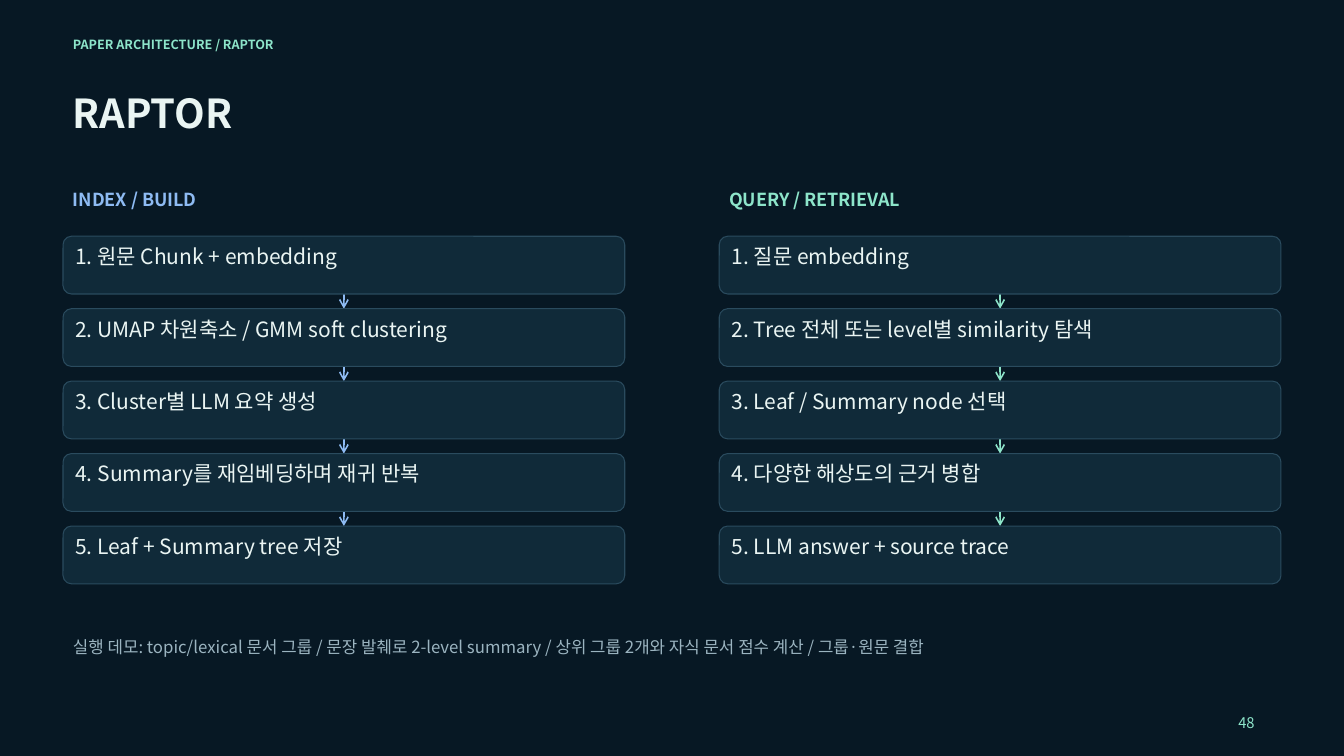
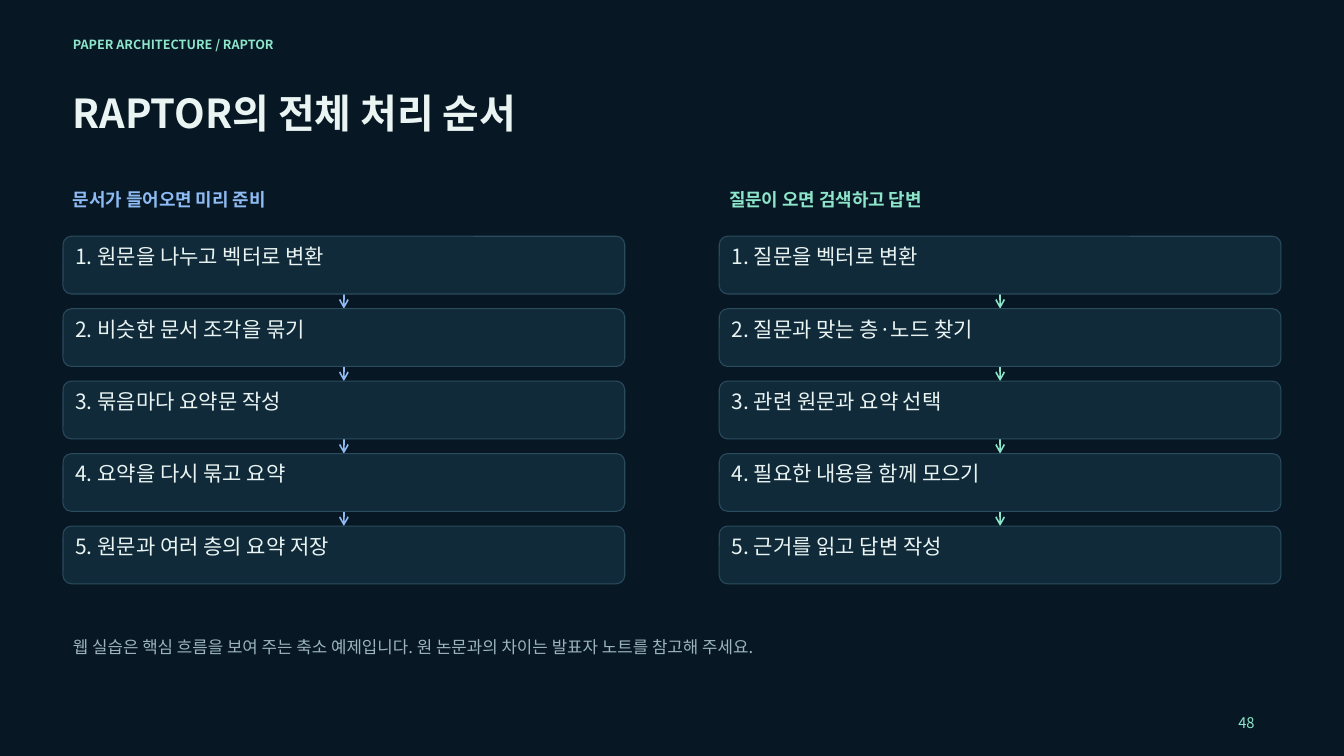
Before and after one commit to euiyulsong/graphrag-atlas, a slide deck: slide 48 of slides/GraphRAG_Atlas_Tech_Seminar.pptx. Drawn at 1344x756 pixels with LibreOffice and Linux fonts; fonts in the diff are those of the drawing. Boxes give left, top, right and bottom in pixels: in the first picture for what was removed or moved away, otherwise in the second. Text is boxed around its words. In the diff, an @@ line names an element or a change of style, - is before the commit and + after.

```diff
--- a/slides/GraphRAG_Atlas_Tech_Seminar.pptx
+++ b/slides/GraphRAG_Atlas_Tech_Seminar.pptx
@@ text at bbox=[73, 94, 516, 132]: text changed @@
-RAPTOR
+RAPTOR의 전체 처리 순서
@@ text at bbox=[73, 191, 266, 208]: text changed @@
-INDEX / BUILD
+문서가 들어오면 미리 준비
@@ text at bbox=[729, 191, 922, 208]: text changed @@
-QUERY / RETRIEVAL
+질문이 오면 검색하고 답변
@@ text in rounded rectangle at bbox=[75, 246, 324, 266]: text changed @@
-1. 원문 Chunk + embedding
+1. 원문을 나누고 벡터로 변환
@@ text in rounded rectangle at bbox=[732, 246, 918, 266]: text changed @@
-1. 질문 embedding
+1. 질문을 벡터로 변환
@@ text in rounded rectangle at bbox=[75, 319, 305, 339]: text changed @@
-2. UMAP 차원축소 / GMM soft clustering
+2. 비슷한 문서 조각을 묶기
@@ text in rounded rectangle at bbox=[732, 319, 973, 339]: text changed @@
-2. Tree 전체 또는 level별 similarity 탐색
+2. 질문과 맞는 층·노드 찾기
@@ text in rounded rectangle at bbox=[75, 391, 281, 411]: text changed @@
-3. Cluster별 LLM 요약 생성
+3. 묶음마다 요약문 작성
@@ text in rounded rectangle at bbox=[732, 391, 942, 411]: text changed @@
-3. Leaf / Summary node 선택
+3. 관련 원문과 요약 선택
@@ text in rounded rectangle at bbox=[75, 463, 286, 483]: text changed @@
-4. Summary를 재임베딩하며 재귀 반복
+4. 요약을 다시 묶고 요약
@@ text in rounded rectangle at bbox=[732, 463, 980, 483]: text changed @@
-4. 다양한 해상도의 근거 병합
+4. 필요한 내용을 함께 모으기
@@ text in rounded rectangle at bbox=[75, 536, 329, 556]: text changed @@
-5. Leaf + Summary tree 저장
+5. 원문과 여러 층의 요약 저장
@@ text in rounded rectangle at bbox=[732, 536, 942, 556]: text changed @@
-5. LLM answer + source trace
+5. 근거를 읽고 답변 작성
@@ text at bbox=[73, 639, 753, 655]: text changed @@
-실행 데모: topic/lexical 문서 그룹 / 문장 발췌로 2-level summary / 상위 그룹 2개와 자식 문서 점수 계산 / 그룹·원문 결합
+웹 실습은 핵심 흐름을 보여 주는 축소 예제입니다. 원 논문과의 차이는 발표자 노트를 참고해 주세요.
```
Also in this commit, not shown: 40 other slides changed, 19 slides added, 19 slides removed, 5 other files.
